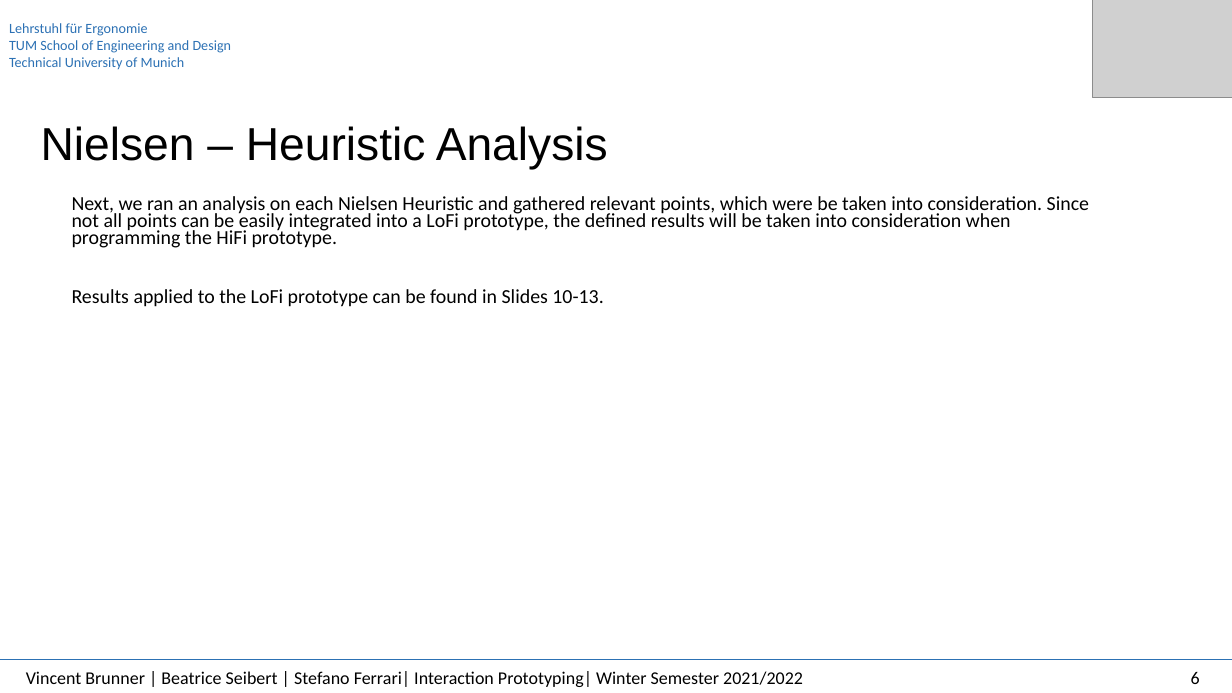
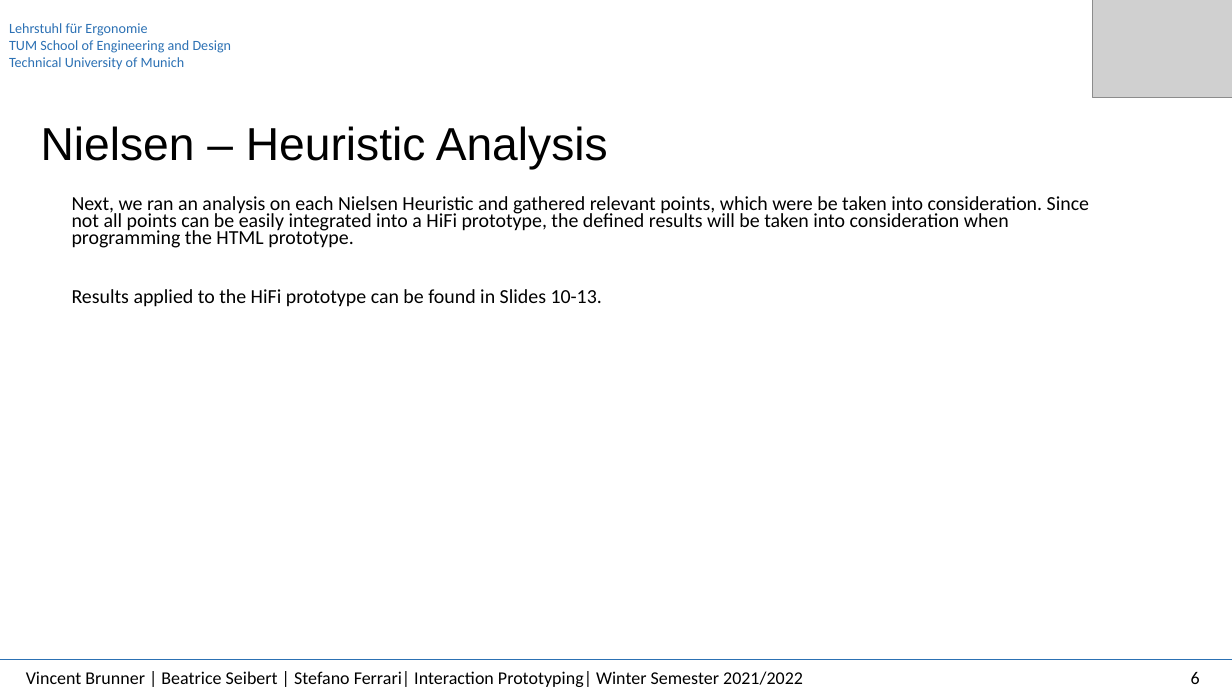
Before and after one commit to InteractionPrototyping/WS2022_RollingPenguins, a slide deck: slide 7 of iteration-2/analysis/Usability Requirements & Heuristics Analysis.pptx. Drawn at 1232x693 pixels with LibreOffice and Linux fonts; fonts in the diff are those of the drawing; grey boxes stand for pictures. Boxes give left, top, right and bottom in pixels: in the first picture for what was removed or moved away, otherwise in the second. Text is boxed around its words. In the diff, an @@ line names an element or a change of style, - is before the commit and + after.

```diff
--- a/iteration-2/analysis/Usability Requirements & Heuristics Analysis.pptx
+++ b/iteration-2/analysis/Usability Requirements & Heuristics Analysis.pptx
@@ text at [72,196,1089,307]: text changed @@
-Next, we ran an analysis on each Nielsen Heuristic and gathered relevant points, which were be taken into consideration. Since not all points can be easily integrated into a LoFi prototype, the defined results will be taken into consideration when programming the HiFi prototype.
-Results applied to the LoFi prototype can be found in Slides 10-13.
+Next, we ran an analysis on each Nielsen Heuristic and gathered relevant points, which were be taken into consideration. Since not all points can be easily integrated into a HiFi prototype, the defined results will be taken into consideration when programming the HTML prototype.
+Results applied to the HiFi prototype can be found in Slides 10-13.
```
Also in this commit, not shown: 7 other slides changed.
